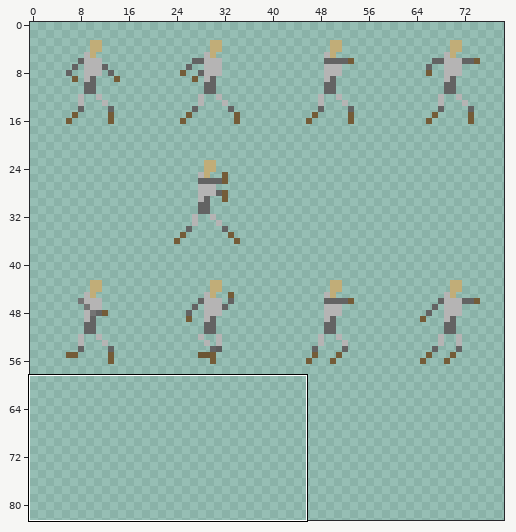
Sprite sheet: client/img/players.png. The first picture is a wide view before the edit; the outline marks the close-up.
Close-up. Before:
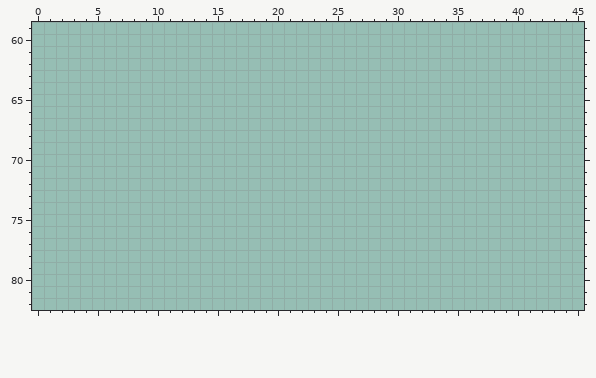
The file is 200x200 pixels. Colours within 5 levels of each other are drawn and written as one. Shown: x 0..45, y 59..82. The wide view leaves out empty margins.
New version:
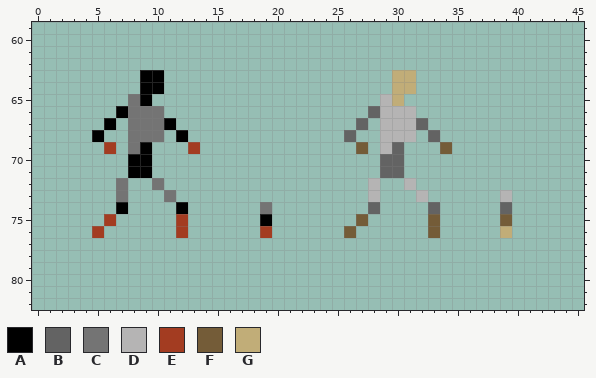
Palette (. is transparent): A #000000  B #636363  C #747474  D #b5b4b4  E #a33c21  F #745c38  G #c1ad78
The edit:
@@ x 0..45 @@
 62 ..............................................
-63 ..............................................
-64 ..............................................
-65 ..............................................
-66 ..............................................
-67 ..............................................
-68 ..............................................
-69 ..............................................
-70 ..............................................
-71 ..............................................
-72 ..............................................
-73 ..............................................
-74 ..............................................
-75 ..............................................
-76 ..............................................
+63 .........AA...................GG..............
+64 .........AA...................GG..............
+65 ........CA...................DG...............
+66 .......ACCC.................BDDD..............
+67 ......A.CCCA...............B.DDDB.............
+68 .....A..CCC.A.............B..DDD.B............
+69 ......E.CA...E.............F.DB...F...........
+70 ........AA...................BB...............
+71 ........AA...................BB...............
+72 .......C..C.................D..D..............
+73 .......C...C................D...D......D......
+74 .......A....A......C........B....B.....B......
+75 ......E.....E......A.......F.....F.....F......
+76 .....E......E......E......F......F.....G......
 77 ..............................................
Where, in picture pixels (left, top, right, bottom), the same in both close-ups:
added: (92, 70, 200, 238)
added: (344, 70, 452, 238)
added: (500, 190, 512, 238)
added: (260, 202, 272, 238)
